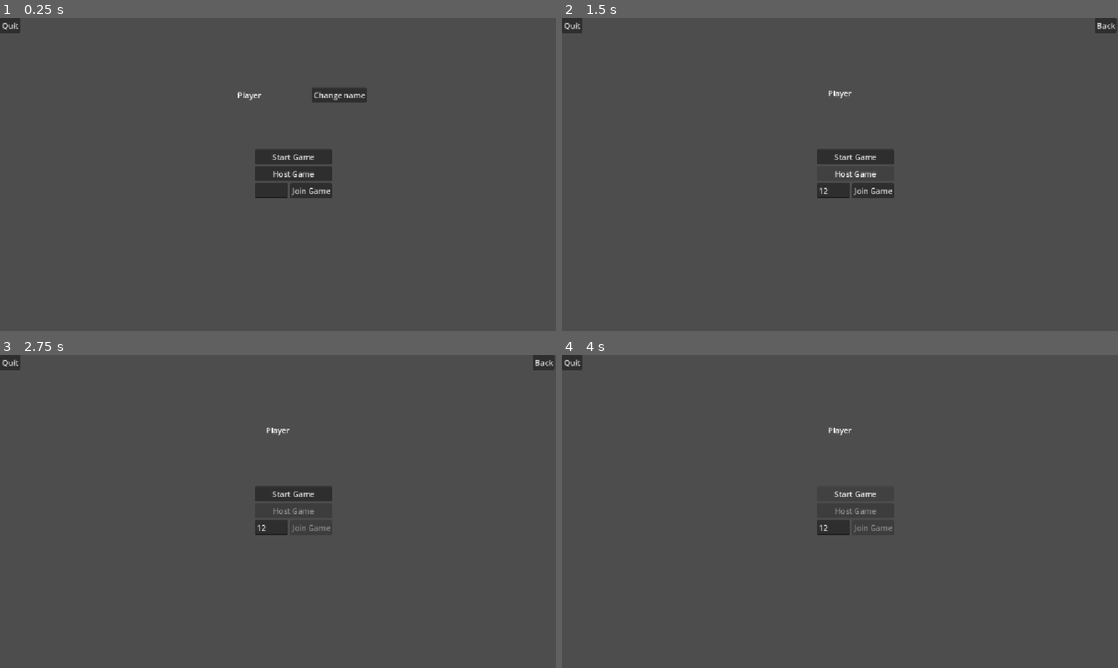
Above: before the commit, frames 1-4 (two rows, left to right).
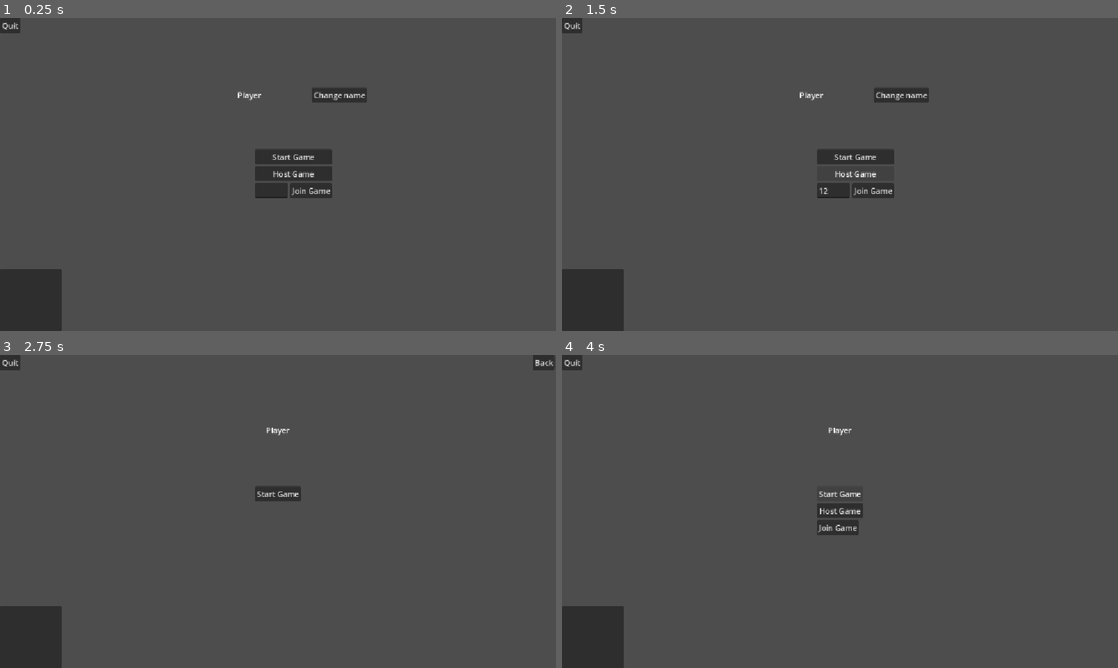
Above: after the commit, the same moments.

Repository: Surinalive/restaurant-management-game
Game: Godot game, scene res://scenes/main_menu.tscn
The game is run twice, just before and just after one commit, with the same random seed, the same clock (stepped at 60 frames per second) and the same inputs.
Inputs (mouse positions are in pixels of both pictures, inside the frame that each line leads up to):
- Up to frame 1 (0.25 s): no input
- Up to frame 2 (1.5 s): click (834, 190) at 0.52 s; type "12" at 0.6 s; click "Host Game" at 1.25 s
- Up to frame 3 (2.75 s): click "Join Game" at 2 s
- Up to frame 4 (4 s): click "Back" at 2.75 s; click "Start Game" at 3.5 s

The runs differ from the first frame. In frame 1, 2.2% of the frame differs, in the area x 0-12%, y 80-100%; in frame 2, 2.9%; in frame 3, 2.9%, in the area x 0-60%, y 42-100%; in frame 4, 2.6%.

Commit message:
Players can join and leave server.

Diff:
--- a/new-game-project/scenes/main_menu.tscn
+++ b/new-game-project/scenes/main_menu.tscn
@@ -82,17 +82,15 @@
 offset_bottom = 8.0
 text = "Quit"
 
-[node name="ItemList" type="ItemList" parent="." unique_id=1130409909]
-visible = false
+[node name="PlayerList" type="ItemList" parent="." unique_id=1130409909]
+clip_contents = false
 layout_mode = 0
-offset_right = 40.0
-offset_bottom = 40.0
+offset_top = 520.0
+offset_right = 128.0
+offset_bottom = 648.0
 
 [connection signal="pressed" from="VBoxContainer2/HBoxContainer2/ChangeName" to="." method="_on_change_name_pressed"]
 [connection signal="text_changed" from="VBoxContainer2/HBoxContainer/NameText" to="." method="_on_text_edit_text_changed"]
 [connection signal="pressed" from="VBoxContainer2/HBoxContainer/Done" to="." method="_on_done_pressed"]
-[connection signal="pressed" from="VBoxContainer/Start" to="." method="_on_start_pressed"]
-[connection signal="pressed" from="VBoxContainer/Host" to="." method="_on_host_pressed"]
-[connection signal="pressed" from="VBoxContainer/HBoxContainer/Join" to="." method="_on_join_pressed"]
 [connection signal="pressed" from="Back" to="." method="_on_back_pressed"]
 [connection signal="pressed" from="Quit" to="." method="_on_quit_pressed"]
--- a/new-game-project/scripts/main.gd
+++ b/new-game-project/scripts/main.gd
@@ -5,7 +5,7 @@
 @onready var host_button: Button = $VBoxContainer/Host
 @onready var join_button: Button = $VBoxContainer/HBoxContainer/Join
 @onready var address_input: LineEdit = $VBoxContainer/HBoxContainer/AddressInput
-@onready var player_list: ItemList = $ItemList
+@onready var player_list: ItemList = $PlayerList
 @onready var start_button: Button = $VBoxContainer/Start
 @onready var back_button: Button = $Back
 @onready var change_name_button: Button = $VBoxContainer2/HBoxContainer2/ChangeName
@@ -23,6 +23,7 @@
 	NetworkManager.player_connected.connect(_refresh_player_list);
 	NetworkManager.player_disconnected.connect(_refresh_player_list);
 	NetworkManager.connection_established.connect(_on_connected);
+	NetworkManager.server_disconnected.connect(_on_server_disconnected);
 	back_button.visible = false;
 
 
@@ -39,39 +40,34 @@
 	start_game.rpc()
 
 
-func lobby() -> void:
-	#$VBoxContainer/Start.visible = false;
-	#$VBoxContainer/Host.visible = false;
-	#$VBoxContainer/Join.visible = false;
+func in_lobby() -> void:
+	host_button.visible = false;
+	join_button.visible = false;
+	address_input.visible = false;
 	back_button.visible = true;
 	change_name_button.visible = false;
 	print("in lobby");
 
 
 func _on_host_pressed() -> void:
-	lobby();
 	var error = NetworkManager.host_game()
 
 	if error == OK:
-		host_button.disabled = true
-		join_button.disabled = true
-		start_button.visible = true
+		in_lobby()
 		_refresh_player_list(0)
 
 
 func _on_join_pressed() -> void:
-	lobby();
+	in_lobby();
 	var address = address_input.text
 	if address.is_empty():
 		address = "127.0.0.1"
 	NetworkManager.join_game(address)
-	host_button.disabled = true
-	join_button.disabled = true
+
 
 
 func _on_connected() -> void:
 	_refresh_player_list(0)
-
 
 func _refresh_player_list(_id: int) -> void:
 	player_list.clear()
@@ -81,20 +77,21 @@
 
 
 func _on_back_pressed() -> void:
+	NetworkManager.disconnect_game()
+
 	start_button.visible = true;
 	host_button.visible = true;
 	join_button.visible = true;
 	back_button.visible = false;
 
+	player_list.clear()
 
 func _on_quit_pressed() -> void:
-	pass # Replace with function body.
-	# quit game
+	get_tree().quit()
 
 func _on_done_pressed() -> void:
 	name_text.visible = false;
 	done_button.visible = false;
-
 
 func _on_text_edit_text_changed() -> void:
 	player_name_label.text = name_text.text;
@@ -103,3 +100,11 @@
 	name_text.text = "Player";
 	name_text.visible = true;
 	done_button.visible = true
+
+func _on_server_disconnected() -> void:
+	start_button.visible = true;
+	host_button.visible = true;
+	join_button.visible = true;
+	back_button.visible = false;
+
+	player_list.clear()
--- a/new-game-project/scripts/network_manager.gd
+++ b/new-game-project/scripts/network_manager.gd
@@ -5,6 +5,7 @@
 
 signal player_connected(peer_id: int)
 signal player_disconnected(peer_id: int)
+signal server_disconnected
 signal connection_established
 signal connection_failed
 
@@ -78,6 +79,12 @@
 	player_disconnected.emit(id)
 
 func _on_connected_to_server() -> void:
+	var my_id = multiplayer.get_unique_id()
+	print("Connected to server. My ID: %d" % my_id)
+
+	# Add ourselves to our own player list!
+	connected_players[my_id] = PlayerInfo.new(my_id, "Player_%d" % my_id)
+
 	print("Connected to server. My ID: %d" % multiplayer.get_unique_id())
 	connection_established.emit()
 
@@ -89,3 +96,4 @@
 func _on_server_disconnected() -> void:
 	print("Server disconnected")
 	disconnect_game()
+	server_disconnected.emit()
